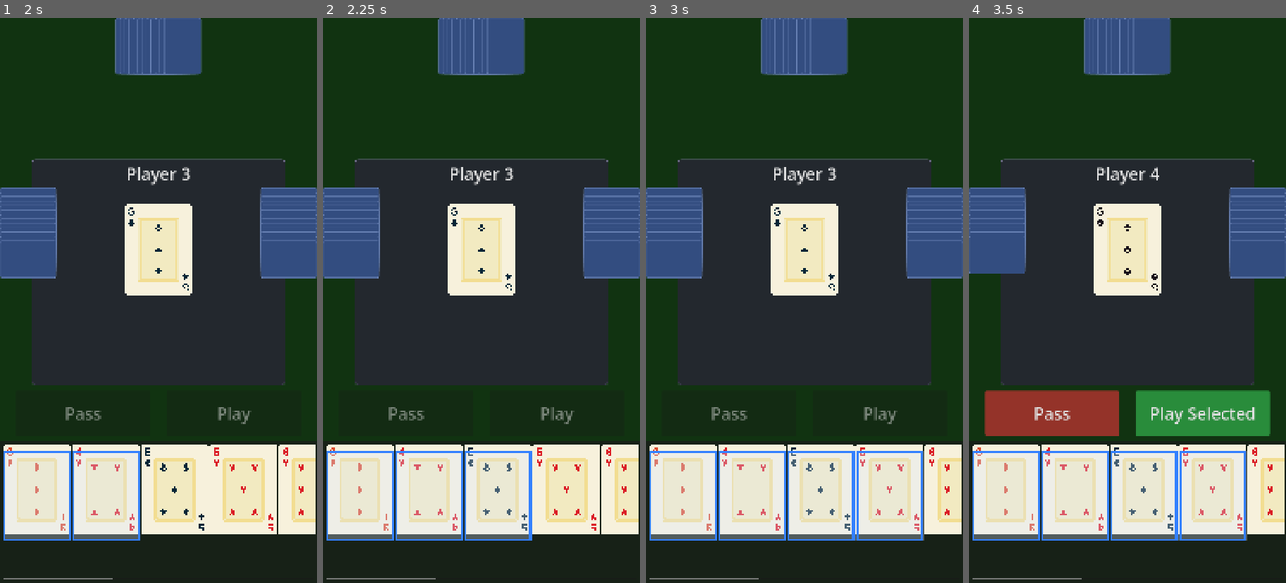
Above: before the commit, frames 1-4 (left to right).
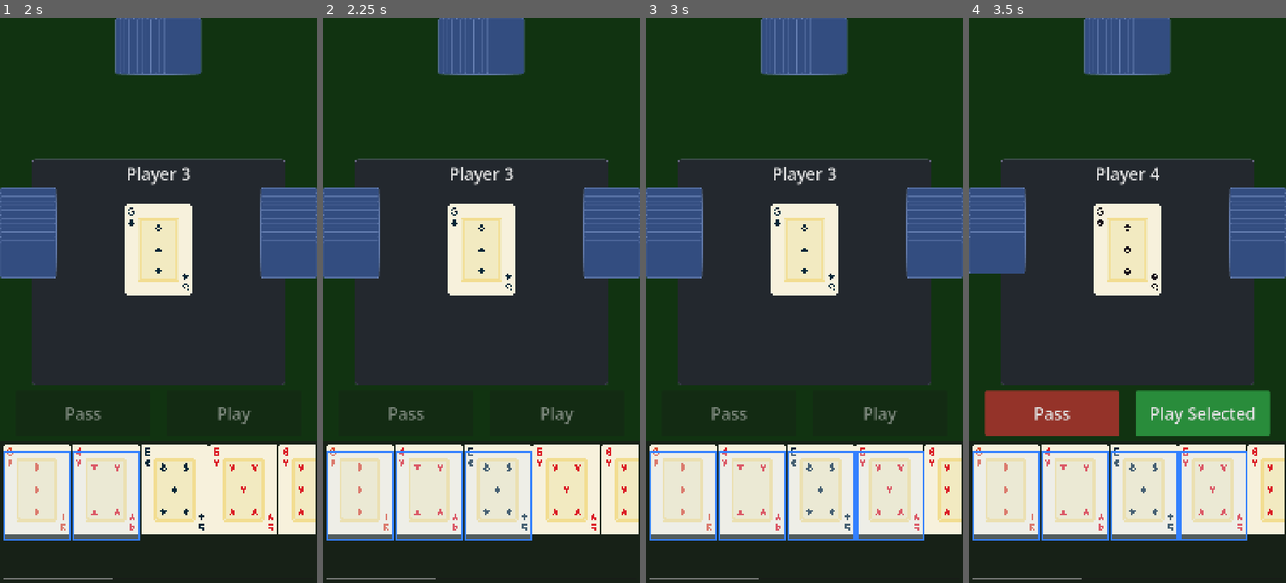
Above: after the commit, the same moments.

Repository: binhrobles/thirteen
Game: Godot game, scene res://scenes/main.tscn
The game is run twice, just before and just after one commit, with the same random seed, the same clock (stepped at 60 frames per second) and the same inputs.
Inputs (mouse positions are in pixels of both pictures, inside the frame that each line leads up to):
- Up to frame 1 (2 s): tap Enter at 0.5 s; move the mouse to (38, 498) at 0.52 s; click (38, 498) at 0.67 s; tap Space at 1.25 s; move the mouse to (104, 498) at 1.27 s; click (104, 498) at 1.42 s
- Up to frame 2 (2.25 s): tap Enter at 2 s; move the mouse to (497, 498) at 2.02 s; click (497, 498) at 2.17 s
- Up to frame 3 (3 s): tap Space at 2.75 s; move the mouse to (890, 498) at 2.77 s; click (890, 498) at 2.92 s
- Up to frame 4 (3.5 s): no input

Frame 1 is identical in both runs. In frame 2, less than 0.1% of the frame differs, in the area x 64-66%, y 77-93%; in frame 3, 0.3%, in the area x 64-88%, y 76-93%; in frame 4, 0.3%.

Commit message:
Use actual texture size for perfect overlay alignment
Calculate card bounds using actual texture dimensions instead of
hardcoded values. This ensures pixel-perfect alignment of the
selection overlay regardless of card sprite size.

Co-Authored-By: Claude Sonnet 4.5 <noreply@anthropic.com>

Diff:
--- a/scripts/card_sprite.gd
+++ b/scripts/card_sprite.gd
@@ -141,59 +141,56 @@
 
 func _draw_selection_overlay() -> void:
 	"""Draw selection highlight on top of card"""
-	if not is_selected or not selection_overlay:
+	if not is_selected or not selection_overlay or not texture_rect or not texture_rect.texture:
 		return
 
-	# Calculate actual card bounds (texture is aspect-fit within container)
+	# Get the actual texture size
+	var texture_size := texture_rect.texture.get_size()
 	var container_size := size
-	var texture_aspect := 96.0 / 128.0  # Card aspect ratio (width/height = 0.75)
+
+	# Calculate how the texture is scaled and positioned with STRETCH_KEEP_ASPECT + EXPAND_FIT_HEIGHT
+	var texture_aspect := texture_size.x / texture_size.y
 	var container_aspect := container_size.x / container_size.y
 
 	var card_rect: Rect2
 	if container_aspect > texture_aspect:
-		# Container is wider - card is limited by height
-		var card_width := container_size.y * texture_aspect
-		var x_offset := (container_size.x - card_width) / 2.0
-		card_rect = Rect2(x_offset, 0, card_width, container_size.y)
+		# Container is wider - texture fills height, centered horizontally
+		var scaled_height := container_size.y
+		var scaled_width := scaled_height * texture_aspect
+		var x_offset := (container_size.x - scaled_width) / 2.0
+		card_rect = Rect2(x_offset, 0, scaled_width, scaled_height)
 	else:
-		# Container is taller - card is limited by width
-		var card_height := container_size.x / texture_aspect
-		var y_offset := (container_size.y - card_height) / 2.0
-		card_rect = Rect2(0, y_offset, container_size.x, card_height)
+		# Container is taller - texture fills width, centered vertically
+		var scaled_width := container_size.x
+		var scaled_height := scaled_width / texture_aspect
+		var y_offset := (container_size.y - scaled_height) / 2.0
+		card_rect = Rect2(0, y_offset, scaled_width, scaled_height)
 
 	# Draw on the overlay Control
 	var border_width := float(SELECTED_BORDER_WIDTH)
 
-	# Draw background tint
+	# Draw background tint (exactly matching card bounds)
 	selection_overlay.draw_rect(card_rect, SELECTED_BG_TINT, true)
 
-	# Draw borders inset slightly to avoid overhang
-	var inset := 1.0  # Small inset to prevent overhang
-	var inset_rect := Rect2(
-		card_rect.position.x + inset,
-		card_rect.position.y + inset,
-		card_rect.size.x - inset * 2,
-		card_rect.size.y - inset * 2
-	)
-
+	# Draw borders (flush with card edges)
 	# Top border
 	selection_overlay.draw_rect(
-		Rect2(inset_rect.position.x, inset_rect.position.y, inset_rect.size.x, border_width),
+		Rect2(card_rect.position.x, card_rect.position.y, card_rect.size.x, border_width),
 		SELECTED_BORDER_COLOR
 	)
 	# Bottom border
 	selection_overlay.draw_rect(
-		Rect2(inset_rect.position.x, inset_rect.position.y + inset_rect.size.y - border_width, inset_rect.size.x, border_width),
+		Rect2(card_rect.position.x, card_rect.position.y + card_rect.size.y - border_width, card_rect.size.x, border_width),
 		SELECTED_BORDER_COLOR
 	)
 	# Left border
 	selection_overlay.draw_rect(
-		Rect2(inset_rect.position.x, inset_rect.position.y, border_width, inset_rect.size.y),
+		Rect2(card_rect.position.x, card_rect.position.y, border_width, card_rect.size.y),
 		SELECTED_BORDER_COLOR
 	)
 	# Right border
 	selection_overlay.draw_rect(
-		Rect2(inset_rect.position.x + inset_rect.size.x - border_width, inset_rect.position.y, border_width, inset_rect.size.y),
+		Rect2(card_rect.position.x + card_rect.size.x - border_width, card_rect.position.y, border_width, card_rect.size.y),
 		SELECTED_BORDER_COLOR
 	)
 
